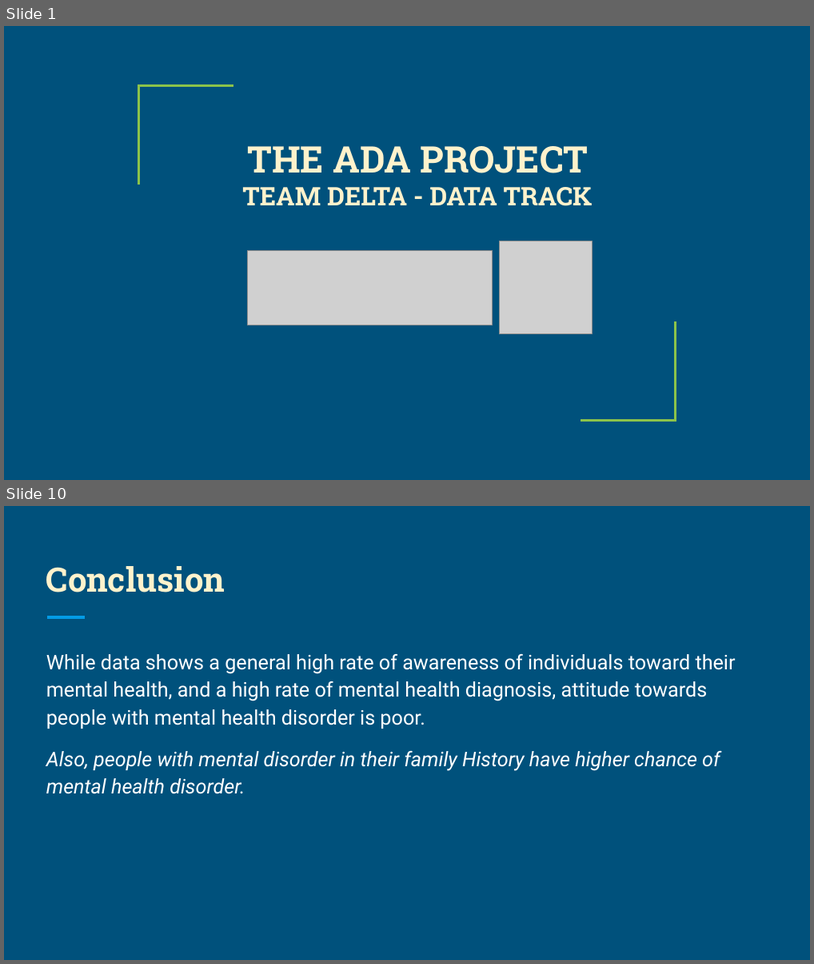
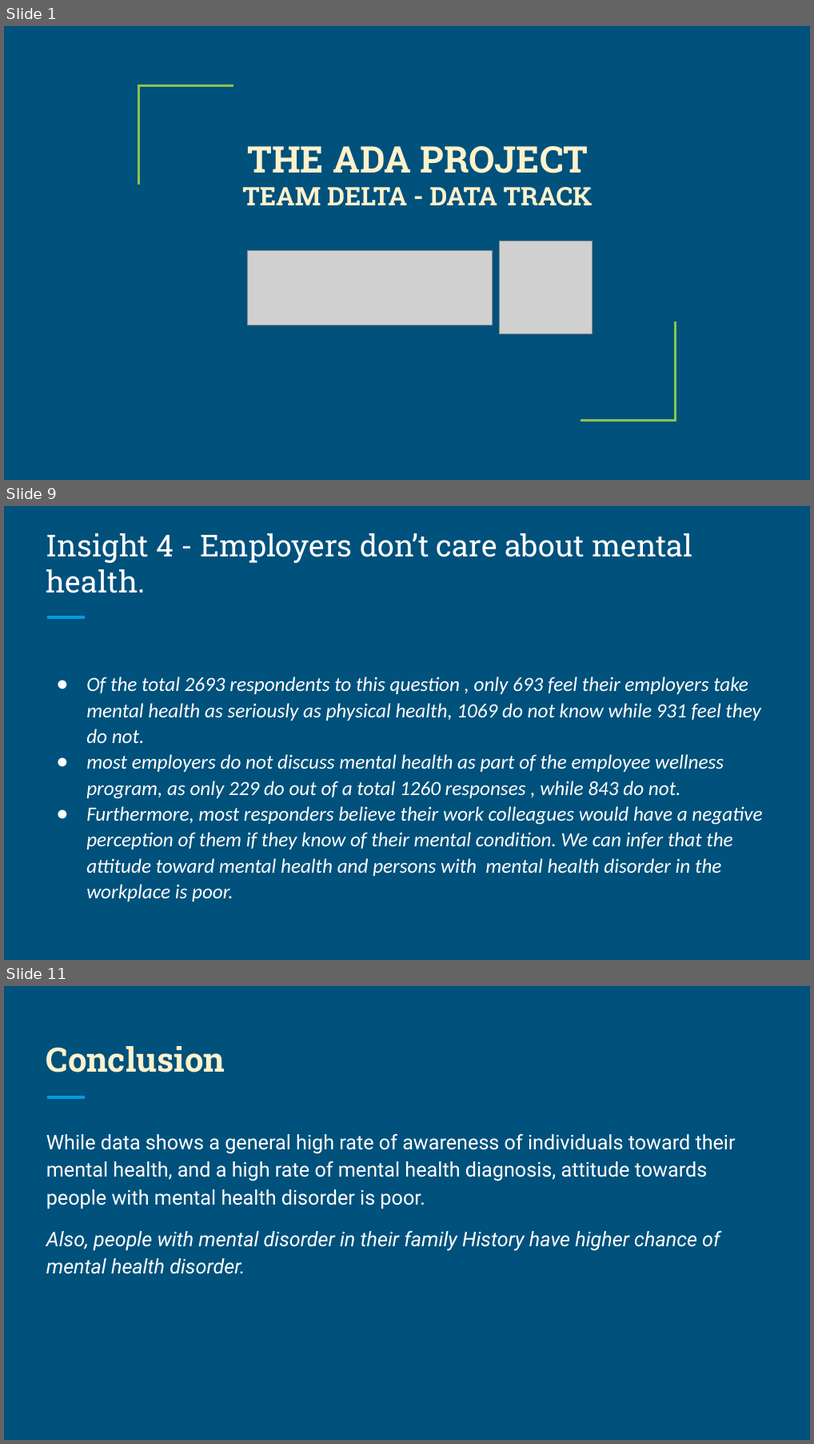
Before and after one commit to Mikingsley02/Delta-Team, a slide deck: THE ADA PROJECT TEAM DELTA - DATA TRACK.pptx. Shown one above the other, each under a label of ours: slides 1 and 10 before the commit, slides 1, 9 and 11 after it; the slides between them are not shown. The pictures are 814x964 and 814x1444 pixels, drawn with LibreOffice and Linux fonts; fonts in the diff are those of the drawing; grey boxes stand for pictures. Boxes give left, top, right and bottom in pixels: in the first picture for what was removed or moved away, otherwise in the second. Text is boxed around its words. In the diff, an @@ line names an element or a change of style, - is before the commit and + after.

```diff
--- a/THE ADA PROJECT TEAM DELTA - DATA TRACK.pptx
+++ b/THE ADA PROJECT TEAM DELTA - DATA TRACK.pptx
@@ slide 9 added at bbox=[4, 506, 810, 960], background #00517C; not listed: 1 template element that a slide beside it also shows @@
@@ title added at bbox=[46, 533, 693, 593], 27 pt, text #FFFFFF @@
+Insight 4 - Employers don’t care about mental health.
@@ text added at bbox=[86, 676, 762, 901], 18 pt, text #FFFFFF, italic @@
+● Of the total 2693 respondents to this question , only 693 feel their employers take mental health as seriously as physical health, 1069 do not know while 931 feel they do not.
+● most employers do not discuss mental health as part of the employee wellness program, as only 229 do out of a total 1260 responses , while 843 do not.
+● Furthermore, most responders believe their work colleagues would have a negative perception of them if they know of their mental condition. We can infer that the attitude toward mental health and persons with mental health disorder in the workplace is poor.
@@ what was slide 10 is now slide 11 @@
```
Also in this commit, not shown: 6 slides changed, 2 other slides added, 2 slides removed.
